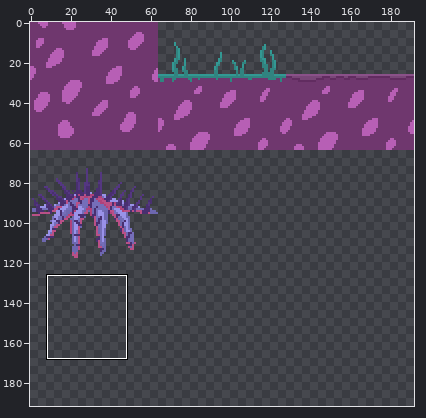
A sprite sheet gets an edit: assets/art/tilemap.png. The first picture is a wide view before the edit; the outline marks the close-up.
Close-up. Before the edit:
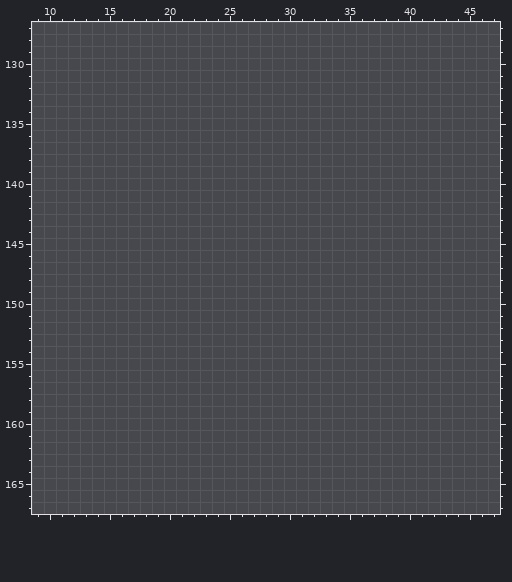
The file is 192x192 pixels. Shown: x 9..47, y 127..167. The commit also changed other parts of the picture, which this record leaves out.
After the commit:
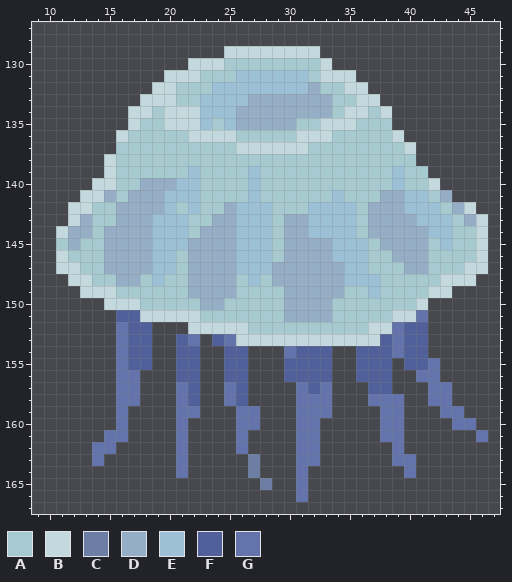
Palette (. is transparent): A #a7cad1  B #c4d9dd  C #6c7ea4  D #96adc6  E #9cc1d7  F #50609a  G #6373ab
Change:
@@ x 9..47 @@
 128 .......................................
-129 .......................................
-130 .......................................
-131 .......................................
-132 .......................................
-133 .......................................
-134 .......................................
-135 .......................................
-136 .......................................
-137 .......................................
-138 .......................................
-139 .......................................
-140 .......................................
-141 .......................................
-142 .......................................
-143 .......................................
-144 .......................................
-145 .......................................
-146 .......................................
-147 .......................................
-148 .......................................
-149 .......................................
-150 .......................................
-151 .......................................
-152 .......................................
-153 .......................................
-154 .......................................
-155 .......................................
-156 .......................................
-157 .......................................
-158 .......................................
-159 .......................................
-160 .......................................
-161 .......................................
-162 .......................................
-163 .......................................
-164 .......................................
-165 .......................................
-166 .......................................
+129 ................BBBBBBBB...............
+130 .............BBBAAAAAAAAB..............
+131 ...........BBBAAAEEEEEEABBB............
+132 ..........BBAAAEEEEEEEEDAABB...........
+133 .........BBBAAEEEEDDDDDDDAABB..........
+134 ........BBABBBEEEDDDDDDDDABBAB.........
+135 ........BAABBBEAEDDDDDAABBBAAA.........
+136 .......BAAAAABBBBAAAAABBBAAAAAB........
+137 .......AAAAAAAAAABBBBBBAAAAAAAAB.......
+138 ......BAAAAAAAAAAAAAAAAAAAAAAAAA.......
+139 ......BAAAAAAEAAAAEAAAAAAAAAAAEAA......
+140 .....BBAADDDEEAAAAEAAAAAAAAAAAEAAB.....
+141 ....BBDADDDEEEAAAAEAAAAAAEAAADDEEAD....
+142 ...BBAADDDDEAEAADEEEAAAEEEEADDDEEEADB..
+143 ...BDAADDDEEEAADDEEEADDEEEEADDDDEEEADB.
+144 ..BDDADDDDEEEADDDEEEADDEEEEADDDDDEEAAB.
+145 ..ADAADDDDEEEDDDDEEEADDDDEEEADDDDAEAAB.
+146 ..BAAADDDDEEADDDDEEEADDDDEEEAADDDAAAAB.
+147 ..BBAADDDDEEADDDDEEEDDDDDDEEAAADDAAABB.
+148 ...BBAADDAEAADDDDAEADDDDDDEEEAAAAABBB..
+149 ....BBBAAAAAADDDDAAAADDDDDAAEAAAABB....
+150 ......BBBAAAAADDAAAAADDDDAAAAAAAB......
+151 .......FFBBBBBAAAAAAADDDDAAAAABBG......
+152 .......GFF...BBBBBAAAAAAAAAABBGFF......
+153 .......GFF..FG.FGBBBBBBBBBBBBFGFF......
+154 .......GFF..FF..FF...GFFF..FFFGFF......
+155 .......GFF..FF..FF...FFFF..FFF.FFG.....
+156 .......GG...FF..FF...FFFF..FFF..GG.....
+157 .......GG...GF..GF....GFG...FF...GG....
+158 .......GG...GF..GF....GGG...GGG..GG....
+159 .......G....GG...GG...GGG....GG...GG...
+160 .......G....G....GG...GG.....GG....GG..
+161 ......GG....G....G....GG.....GG......G.
+162 .....GG.....G....G....GG......G........
+163 .....G......G.....C...GG......GG.......
+164 ............G.....C...G........G.......
+165 ...................C..G................
+166 ......................G................
 167 .......................................
Changed places in both close-ups, as pixel boxes (x1, y1, x2, y2):
added: (56, 46, 488, 502)
